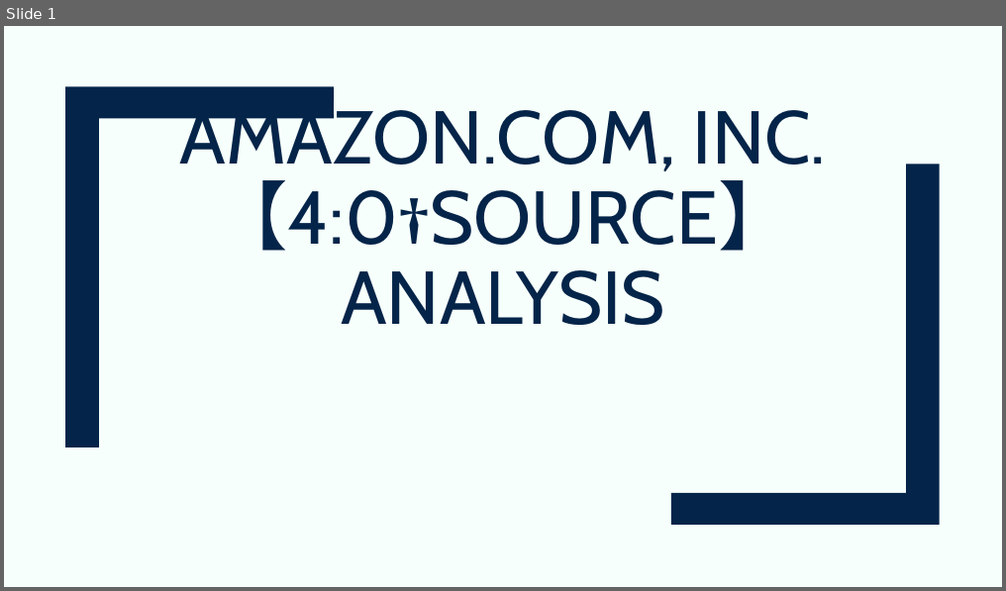
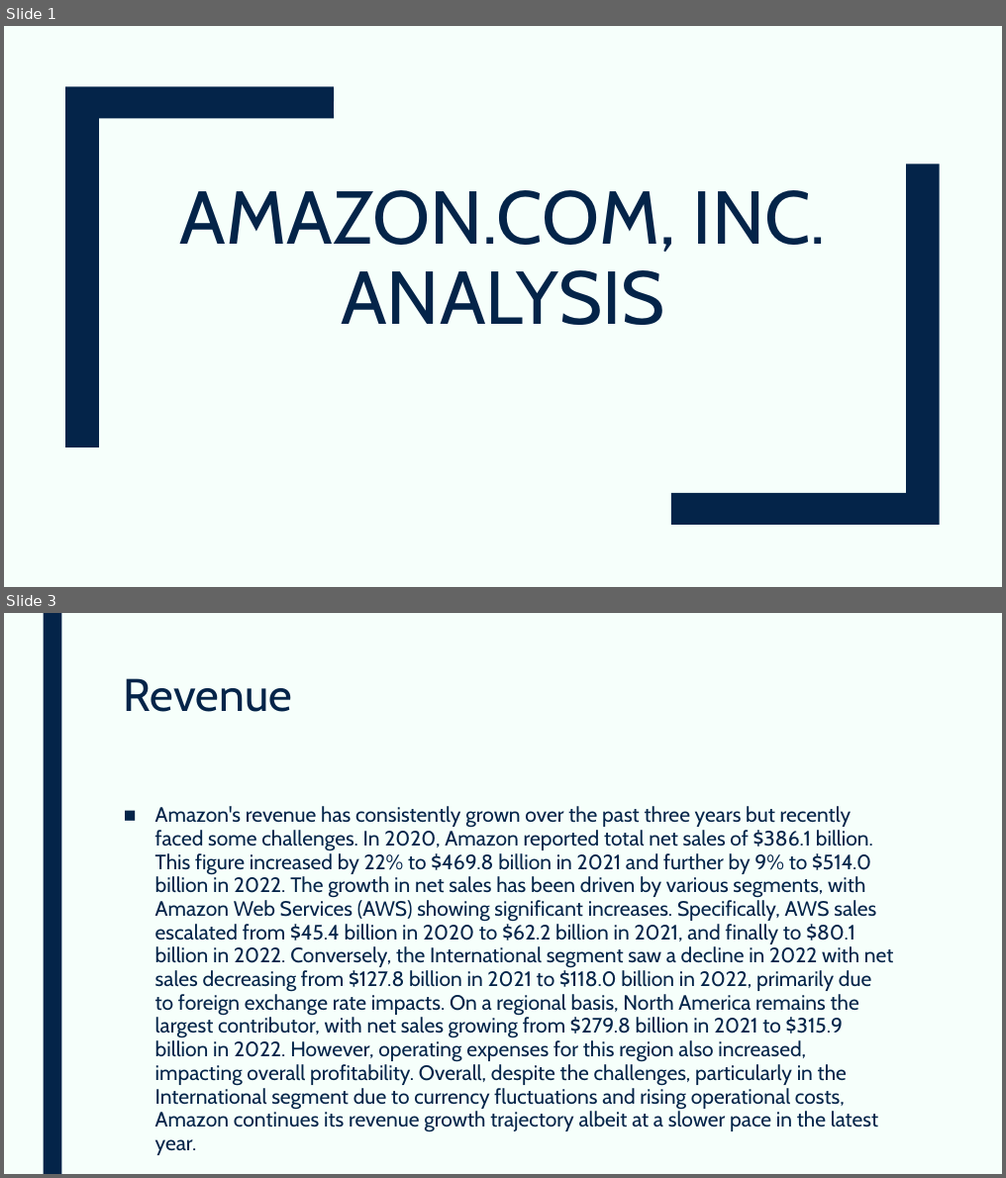
Before and after one commit to devangovind/AMUCLDISS, a slide deck: fastapi-backend/app/pres/output.pptx. Shown one above the other, each under a label of ours: slide 1 before the commit, slides 1 and 3 after it; the slides between them are not shown. The pictures are 1006x591 and 1006x1178 pixels, drawn with LibreOffice and Linux fonts; fonts in the diff are those of the drawing. Boxes give left, top, right and bottom in pixels: in the first picture for what was removed or moved away, otherwise in the second. Text is boxed around its words. In the diff, an @@ line names an element or a change of style, - is before the commit and + after.

```diff
--- a/fastapi-backend/app/pres/output.pptx
+++ b/fastapi-backend/app/pres/output.pptx
@@ slide 3 added at (x1=4, y1=613, x2=1002, y2=1174), background #F6FFFB @@
@@ rectangle added at (x1=43, y1=613, x2=61, y2=1174), fill #042449 @@
@@ title added at (x1=124, y1=678, x2=292, y2=712), 44 pt, text #042449 @@
+Revenue
@@ text added at (x1=155, y1=806, x2=894, y2=1109), 20 pt, text #042449 @@
+■ Amazon's revenue has consistently grown over the past three years but recently faced some challenges. In 2020, Amazon reported total net sales of $386.1 billion. This figure increased by 22% to $469.8 billion in 2021 and further by 9% to $514.0 billion in 2022. The growth in net sales has been driven by various segments, with Amazon Web Services (AWS) showing significant increases. Specifically, AWS sales escalated from $45.4 billion in 2020 to $62.2 billion in 2021, and finally to $80.1 billion in 2022. Conversely, the International segment saw a decline in 2022 with net sales decreasing from $127.8 billion in 2021 to $118.0 billion in 2022, primarily due to foreign exchange rate impacts. On a regional basis, North America remains the largest contributor, with net sales growing from $279.8 billion in 2021 to $315.9 billion in 2022. However, operating expenses for this region also increased, impacting overall profitability. Overall, despite the challenges, particularly in the International segment due to currency fluctuations and rising operational costs, Amazon continues its revenue growth trajectory albeit at a slower pace in the latest year.
@@ slide 1 changed as well @@
@@ title at (x1=180, y1=190, x2=826, y2=325): text changed @@
-AMAZON.COM, INC.【4:0†SOURCE】 ANALYSIS
+AMAZON.COM, INC. ANALYSIS
```
Also in this commit, not shown: 5 other slides changed, 1 other slide added, 2 slides removed, 3 other files.
